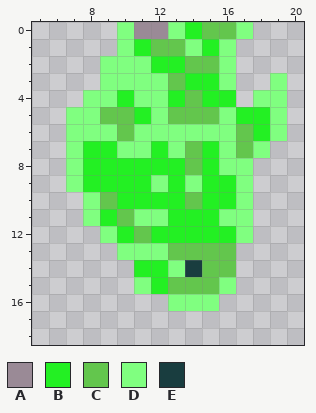
A pixel-art sprite gets an edit: sprites/s_enem11/layers/e6e7e9f7-7789-491b-bb7e-aa2f333639e9/22c9b8e5-f4bf-4178-8a8c-b38b0491142b.png. The picture above was drawn from the file before the commit.
The file is 32x32 pixels. Shown: x 5..20, y 0..18.
Palette (. is transparent): A #9a8a96  B #23f023  C #63c64d  D #80ff80  E #193d3f
Once edited:
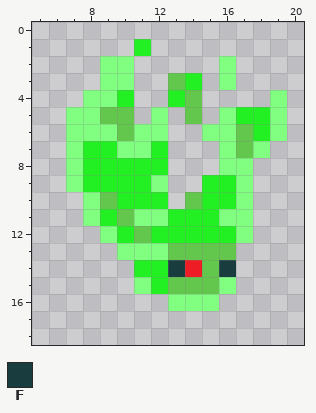
Colours new in this view: F #193d3f
Change:
colour E: #193d3f -> #ee1c24
y 0: x 10..17 DAADBCCD -> ........
y 1: x 10 D -> .; x 12..16 CCDBD -> .....
y 2: x 11..15 DBBCC -> .....
y 3: x 11..12 DD -> ..; x 15 B -> .; x 19 D -> .
y 4: x 11..12 DD -> ..; x 15..16 BB -> ..; x 18 D -> .
y 5: x 11 B -> .; x 13 C -> .; x 15 C -> .
y 6: x 13..14 DD -> ..
y 7: x 13..15 DCB -> ...
y 8: x 13..15 BCB -> ...
y 9: x 13..14 BD -> ..
y 10: x 13 B -> .
y 14: x 13 D -> F; x 16 C -> F
